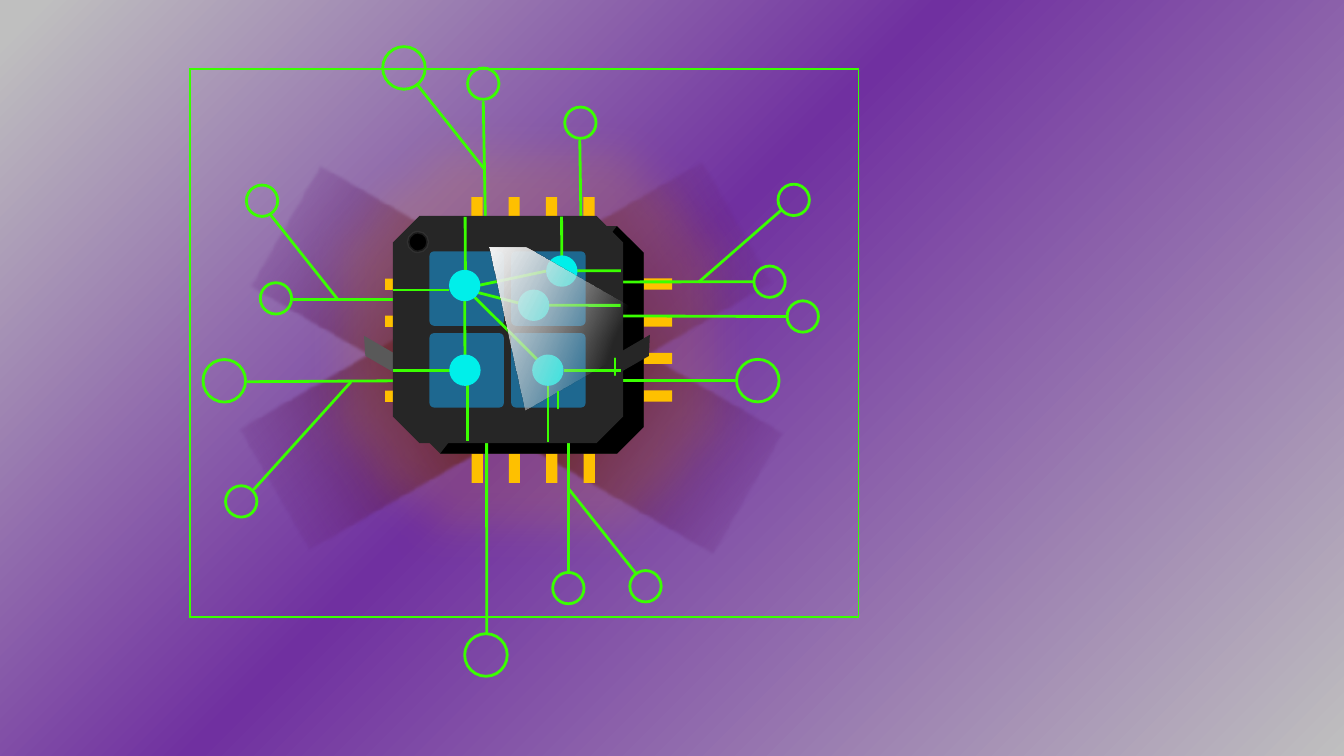
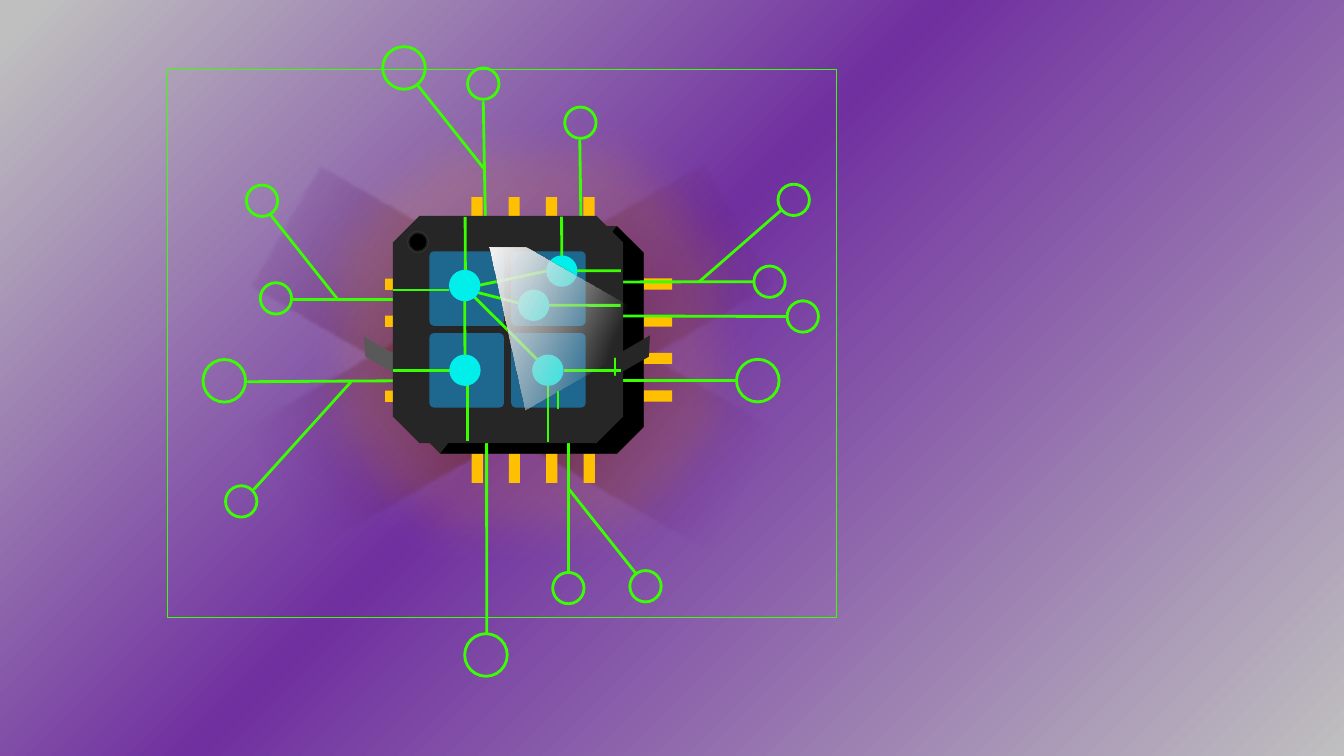
Before and after one commit to asynkron/website, a slide deck: slide 7 of media/logo.pptx. Drawn at 1344x756 pixels with LibreOffice and Linux fonts; fonts in the diff are those of the drawing. Boxes give left, top, right and bottom in pixels: in the first picture for what was removed or moved away, otherwise in the second. Text is boxed around its words. In the diff, an @@ line names an element or a change of style, - is before the commit and + after.

```diff
--- a/media/logo.pptx
+++ b/media/logo.pptx
@@ rectangle: place and size @@
-rectangle at [191, 70, 859, 618]
+rectangle at [167, 70, 836, 618]
@@ freeform shape at [356, 337, 496, 428]: outline redrawn @@
@@ freeform shape at [516, 335, 660, 429]: outline redrawn @@
```
Also in this commit, not shown: 2 other files.
